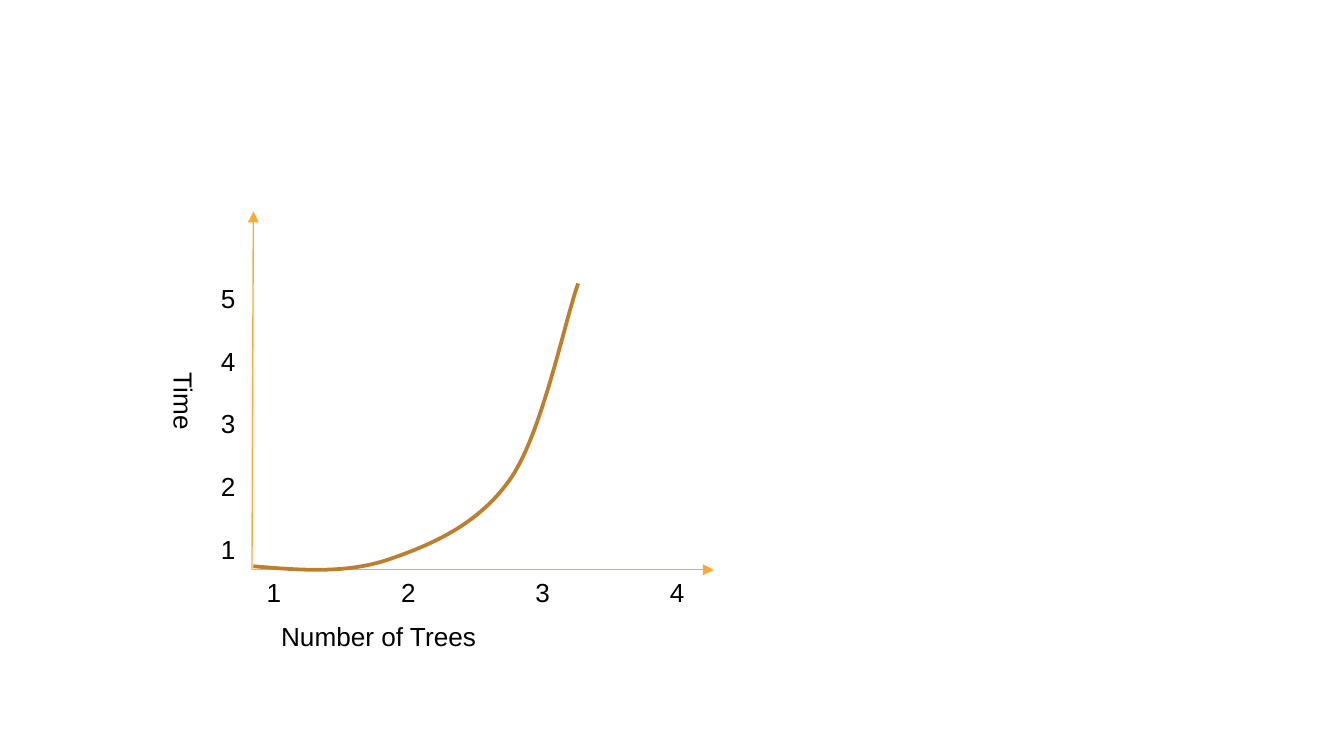
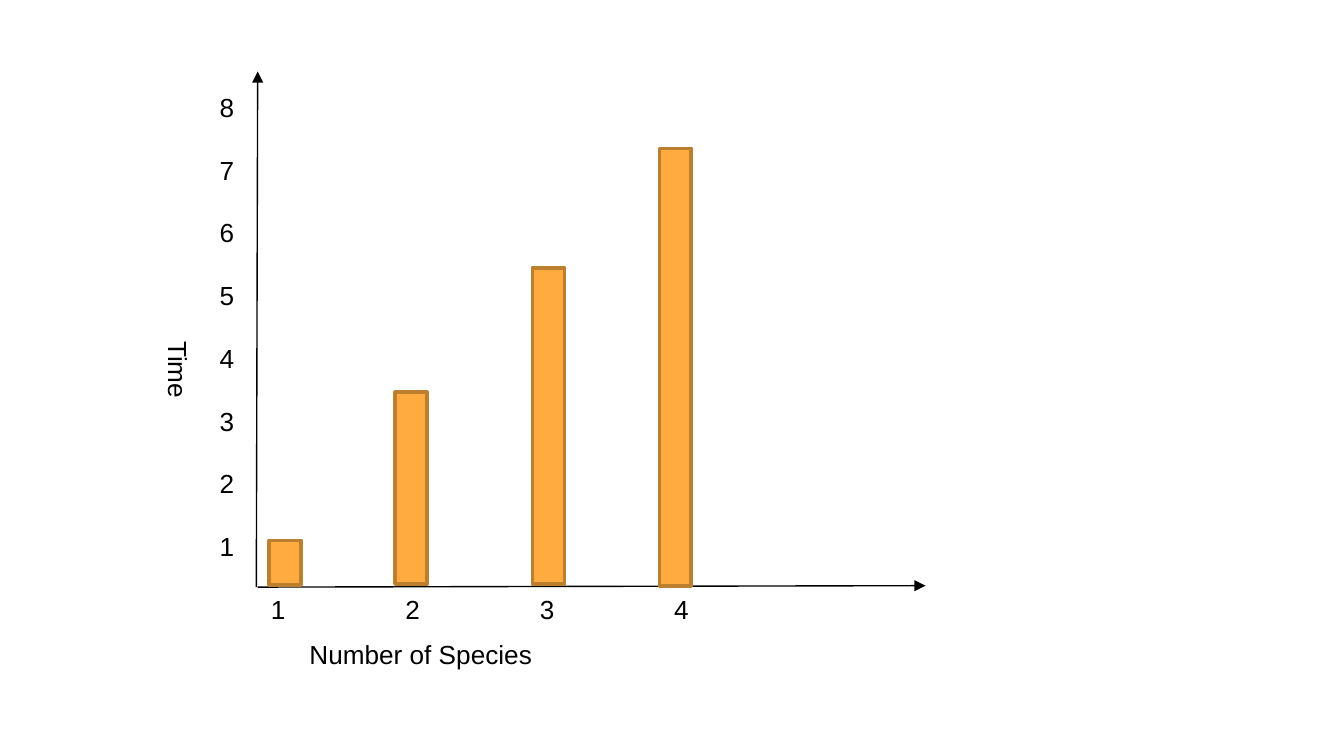
Before and after one commit to iharnoor/PhylogeneticNetworks, a slide deck: slide 16 of Notes/Research.PPTX (slide 15 before the commit). Drawn at 1344x756 pixels with LibreOffice and Linux fonts; fonts in the diff are those of the drawing. Boxes give left, top, right and bottom in pixels: in the first picture for what was removed or moved away, otherwise in the second. Text is boxed around its words. In the diff, an @@ line names an element or a change of style, - is before the commit and + after.

Commit message:
Updates on ppt
added more slides

```diff
--- a/Notes/Research.PPTX
+++ b/Notes/Research.PPTX
@@ text "8": place and size @@
-text "8" at (221,290,236,559)
+text "8" at (220,98,235,556)
@@ arrow moved from (253, 570) - (254, 211) to (257, 587) - (258, 71) @@
@@ arrow (257, 587) - (258, 71): stroke #FEA83A 0.75 pt to #000000 0.75 pt @@
@@ text at (220,98,235,243): paragraphs added @@
+8
+7
+6
@@ rectangle added at (660,148,692,585), fill #FFAB40, outline #BD7F2F 2 pt @@
@@ text "Time": place and size @@
-text "Time" at (168,377,197,428)
+text "Time" at (163,346,192,397)
@@ rectangle added at (532,267,564,583), fill #FFAB40, outline #BD7F2F 2 pt @@
@@ freeform shape removed at (254,284,579,570) @@
@@ rectangle added at (395,392,427,585), fill #FFAB40, outline #BD7F2F 2 pt @@
@@ rectangle added at (269,540,301,585), fill #FFAB40, outline #BD7F2F 2 pt @@
@@ arrow removed from (254, 570) to (714, 570) @@
@@ text "1 2 3 4": place and size @@
-text "1 2 3 4" at (267,583,685,603)
+text "1 2 3 4" at (271,600,689,620)
@@ arrow added from (258, 587) to (926, 586), #000000 0.75 pt @@
@@ text at (309,645,532,670): text changed @@
-Number of Trees
+Number of Species
```
Also in this commit, not shown: 2 other slides changed, 15 slides added, 14 slides removed.
